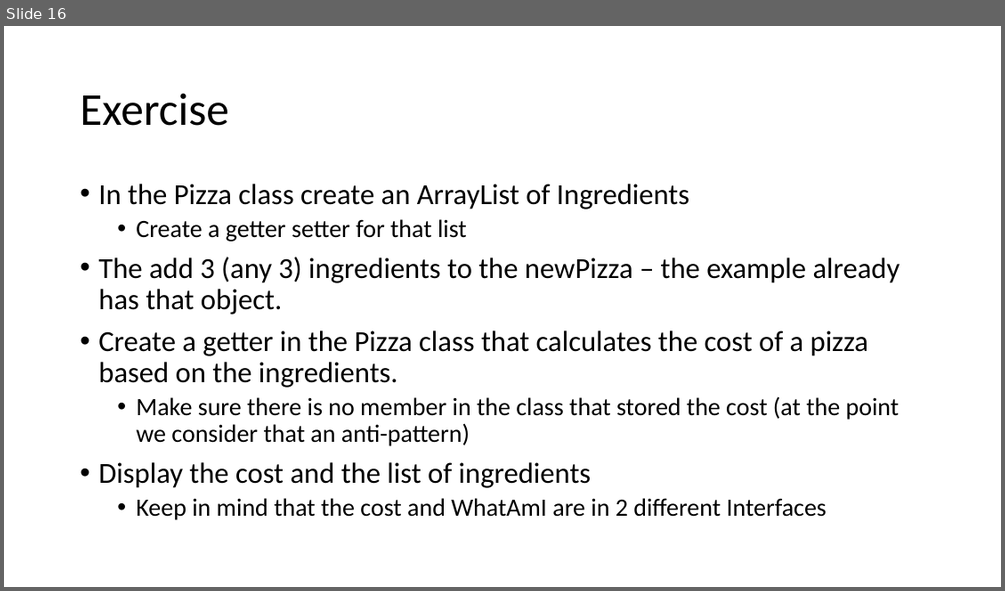
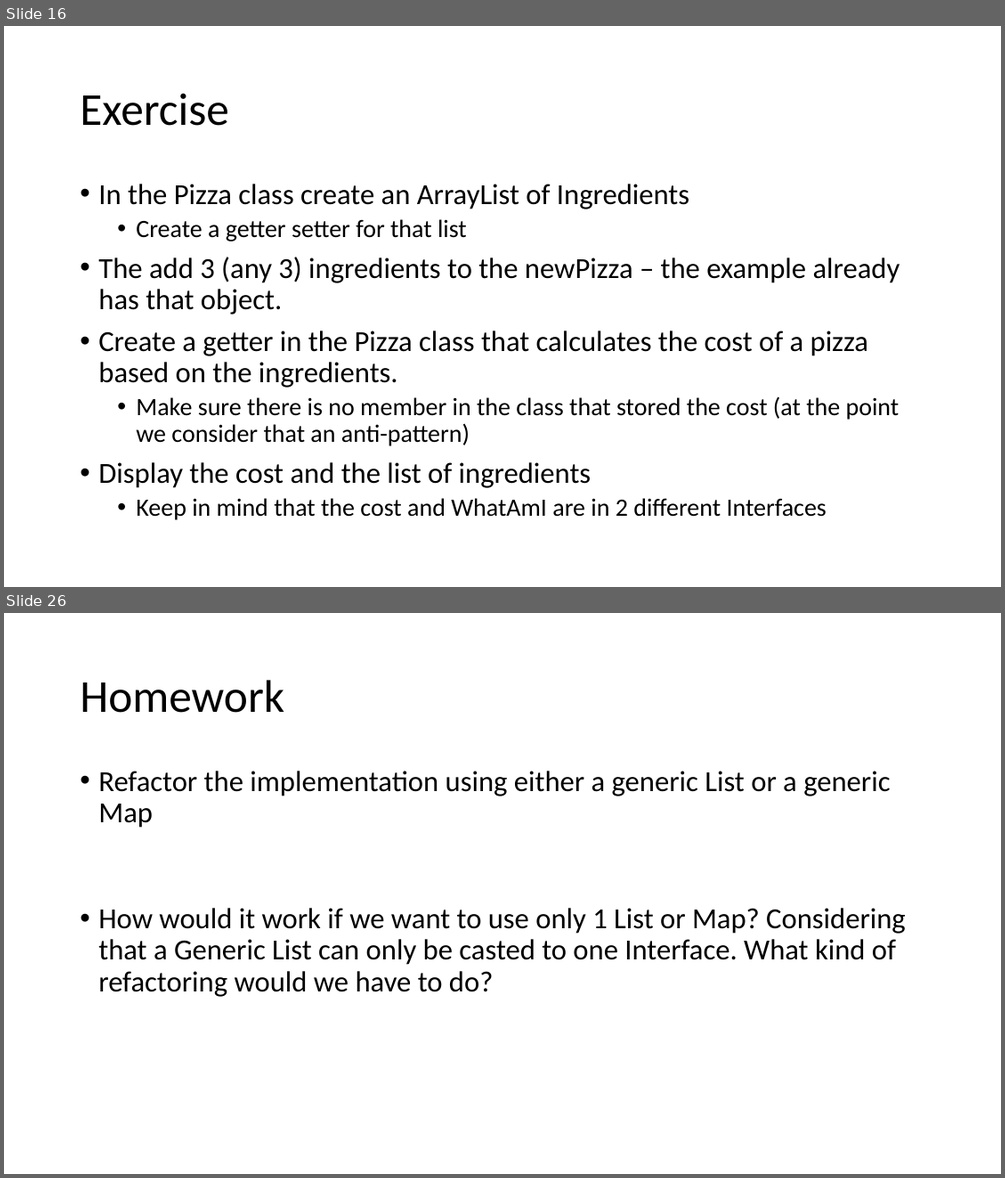
Before and after one commit to raulfiru/Tuesday-Lab, a slide deck: Session2/TuesdaysLab2.pptx. Shown one above the other, each under a label of ours: slide 16 before the commit, slides 16 and 26 after it; the slides between them are not shown. The pictures are 1005x591 and 1005x1178 pixels, drawn with LibreOffice and Linux fonts; fonts in the diff are those of the drawing. Boxes give left, top, right and bottom in pixels: in the first picture for what was removed or moved away, otherwise in the second. Text is boxed around its words. In the diff, an @@ line names an element or a change of style, - is before the commit and + after.

```diff
--- a/Session2/TuesdaysLab2.pptx
+++ b/Session2/TuesdaysLab2.pptx
@@ slide 26 added at <box>4,613,1001,1174</box>, background #FFFFFF @@
@@ title added at <box>80,680,284,713</box>, 44 pt, text #000000 @@
+Homework
@@ text added at <box>98,771,906,997</box>, 28 pt, text #000000 @@
+• Refactor the implementation using either a generic List or a generic Map
+• How would it work if we want to use only 1 List or Map? Considering that a Generic List can only be casted to one Interface. What kind of refactoring would we have to do?
```
Also in this commit, not shown: 9 other slides added.
